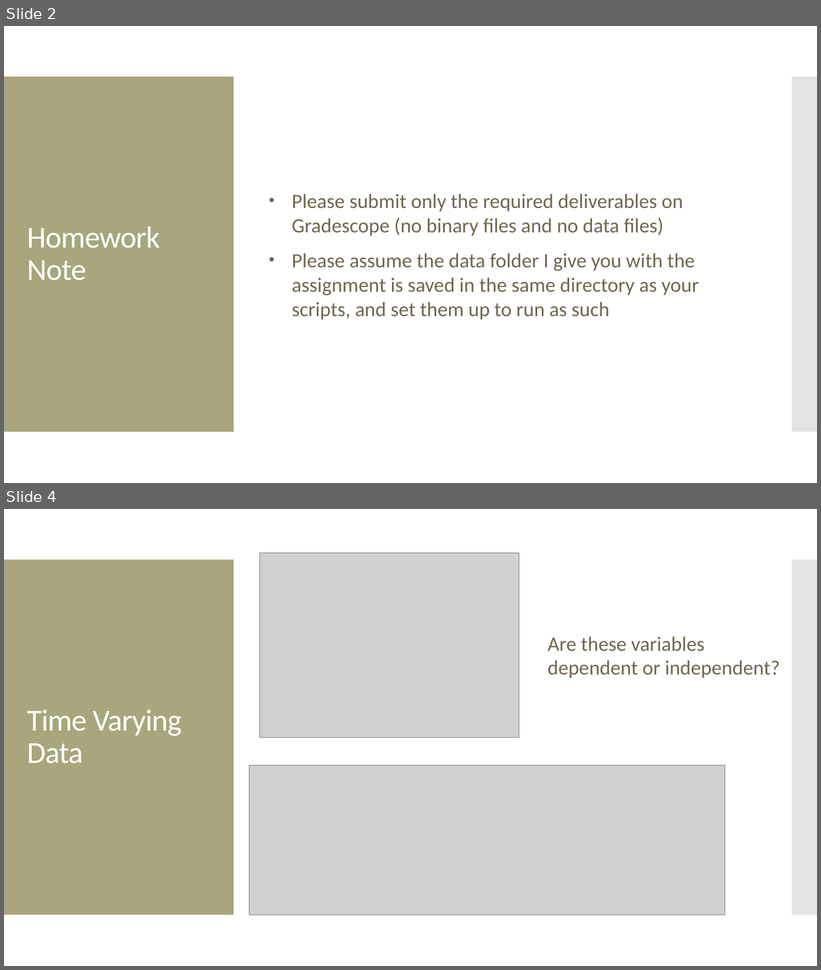
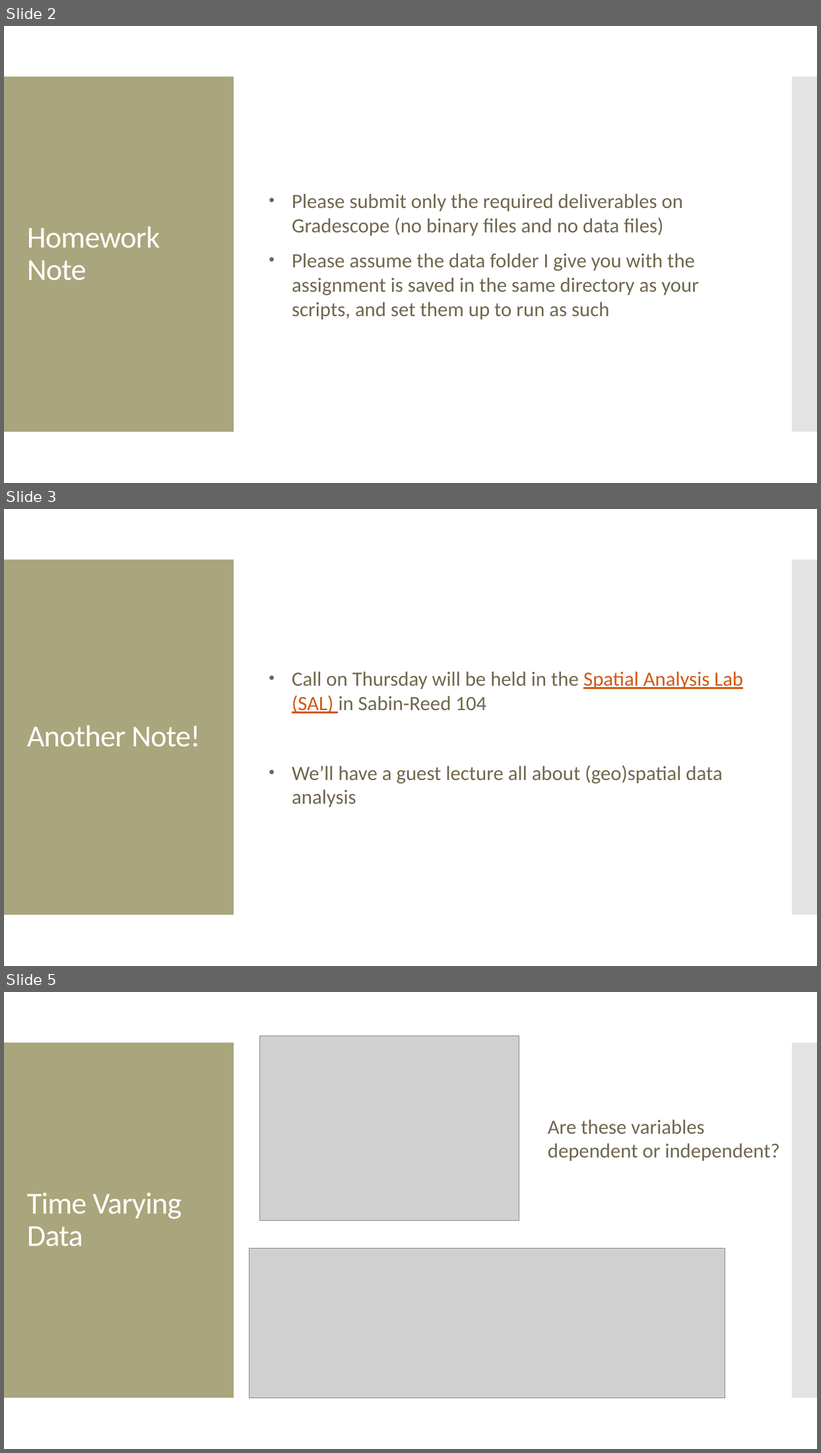
Before and after one commit to amosca01/SDS-CS235, a slide deck: slides/06-time-varying-data.pptx. Shown one above the other, each under a label of ours: slides 2 and 4 before the commit, slides 2, 3 and 5 after it; the slides between them are not shown. The pictures are 821x970 and 821x1453 pixels, drawn with LibreOffice and Linux fonts; fonts in the diff are those of the drawing; grey boxes stand for pictures. Boxes give left, top, right and bottom in pixels: in the first picture for what was removed or moved away, otherwise in the second. Text is boxed around its words. In the diff, an @@ line names an element or a change of style, - is before the commit and + after.

```diff
--- a/slides/06-time-varying-data.pptx
+++ b/slides/06-time-varying-data.pptx
@@ slide 3 added at box(4, 509, 817, 966), background #FFFFFF; not listed: 2 template elements that a slide beside it also shows @@
@@ text added at box(292, 671, 743, 807), 24 pt, text #6F664C @@
+• Call on Thursday will be held in the Spatial Analysis Lab (SAL) in Sabin-Reed 104
+• We’ll have a guest lecture all about (geo)spatial data analysis
@@ title added at box(27, 725, 200, 747), 36 pt, text #FFFFFF @@
+Another Note!
@@ what was slide 4 is now slide 5 @@
```
Also in this commit, not shown: 2 slides changed, 3 other slides added.
